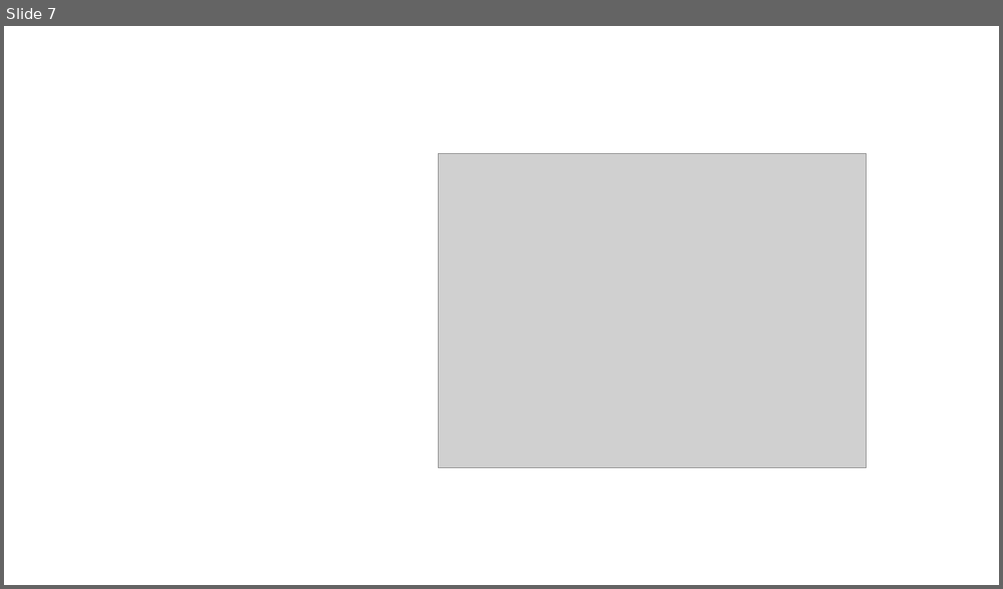
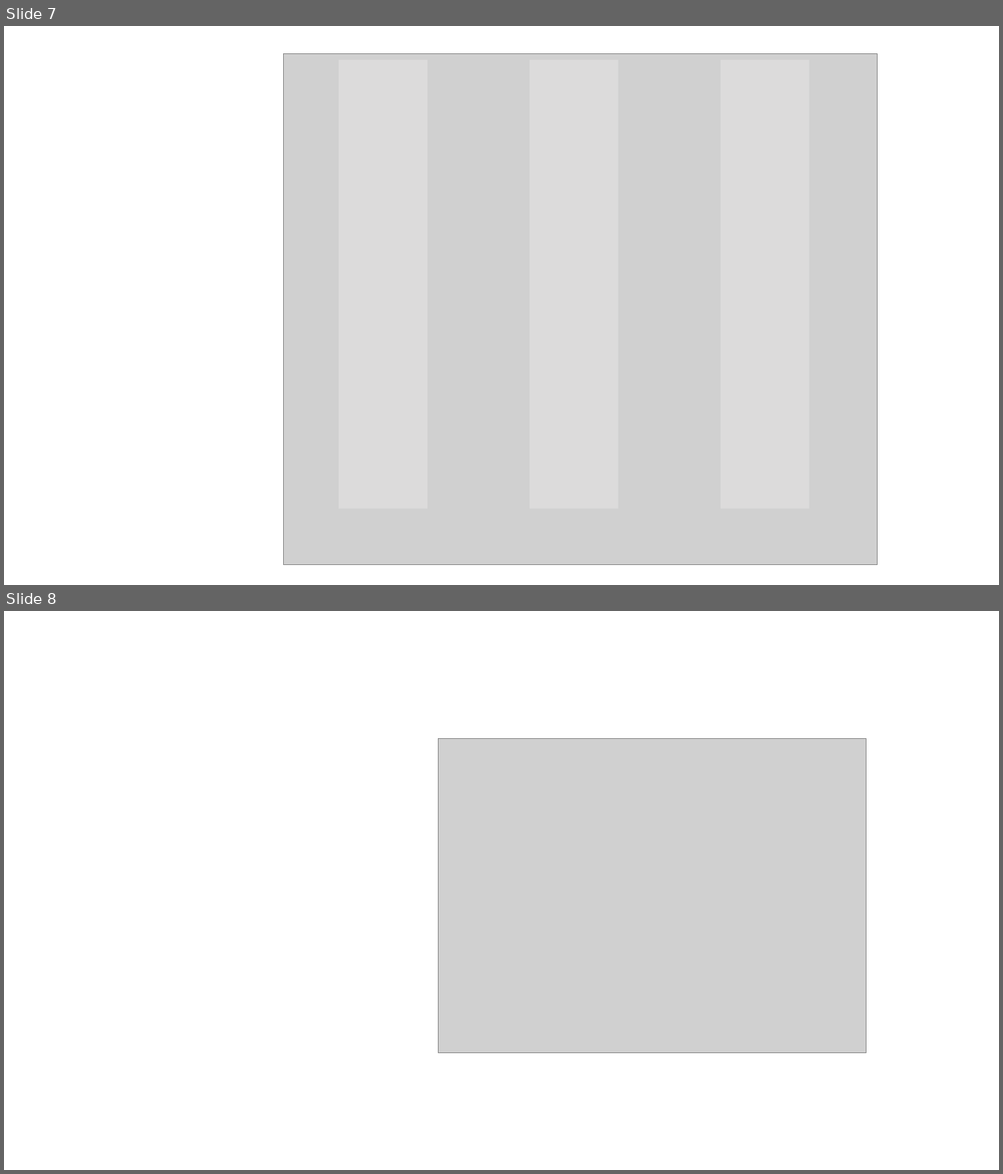
Before and after one commit to gdicecco/mih-vegetation, a slide deck: Figures/mih_paper_figures.pptx. Shown one above the other, each under a label of ours: slide 7 before the commit, slides 7 and 8 after it. The pictures are 1003x589 and 1003x1174 pixels, drawn with LibreOffice and Linux fonts; fonts in the diff are those of the drawing; grey boxes stand for pictures. Boxes give left, top, right and bottom in pixels: in the first picture for what was removed or moved away, otherwise in the second. Text is boxed around its words. In the diff, an @@ line names an element or a change of style, - is before the commit and + after.

```diff
--- a/Figures/mih_paper_figures.pptx
+++ b/Figures/mih_paper_figures.pptx
@@ slide 7 added at <box>4,26,999,585</box>, background #FFFFFF @@
@@ picture added at <box>284,53,877,565</box> @@
@@ rectangle added at <box>339,59,428,508</box>, fill #E7E6E6 at 54% opacity @@
@@ rectangle added at <box>529,59,618,508</box>, fill #E7E6E6 at 54% opacity @@
@@ rectangle added at <box>720,59,809,508</box>, fill #E7E6E6 at 54% opacity @@
@@ what was slide 7 is now slide 8 @@
```
Also in this commit, not shown: 5 other files.
